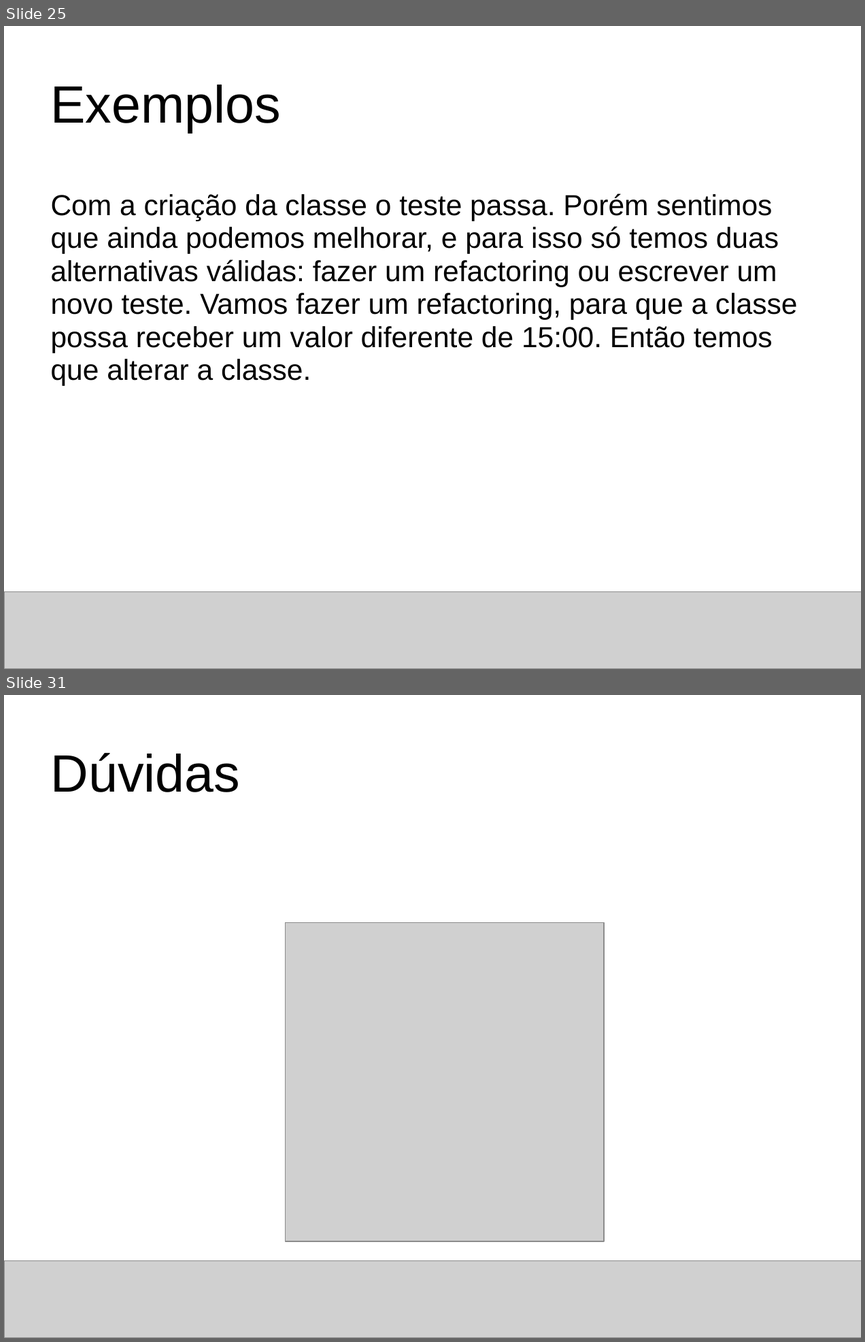
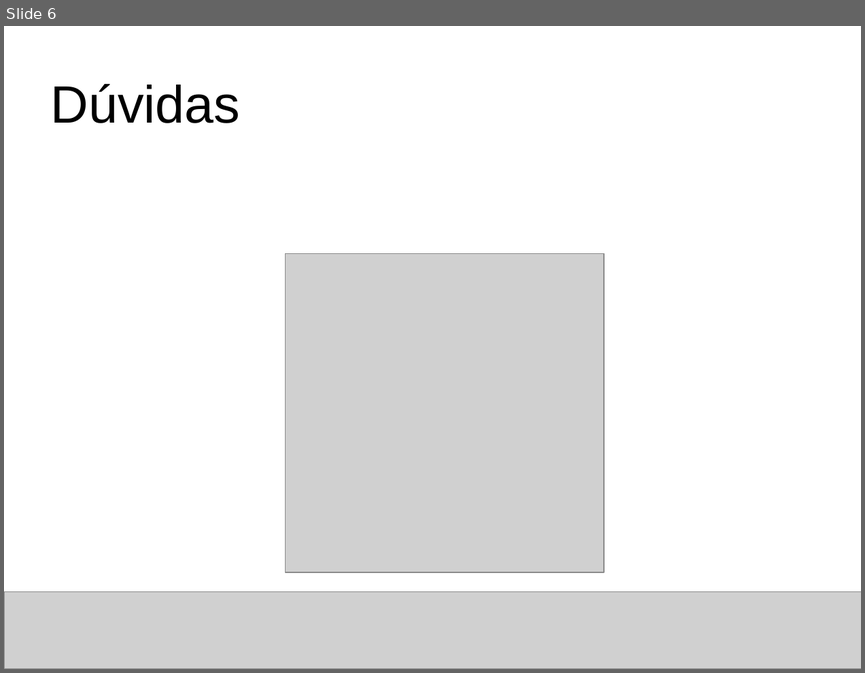
Before and after one commit to thiagoalvsantos/sabrh, a slide deck: Concepção/projeto_final_sabrh_apresentacao_proposta.ppt. Shown one above the other, each under a label of ours: slides 25 and 31 before the commit, slide 6 after it; the slides between them are not shown. The pictures are 865x1342 and 865x673 pixels, drawn with LibreOffice and Linux fonts; fonts in the diff are those of the drawing; grey boxes stand for pictures; background and template pictures are left out. Boxes give left, top, right and bottom in pixels: in the first picture for what was removed or moved away, otherwise in the second. Text is boxed around its words. In the diff, an @@ line names an element or a change of style, - is before the commit and + after.

```diff
--- a/Concepção/projeto_final_sabrh_apresentacao_proposta.ppt
+++ b/Concepção/projeto_final_sabrh_apresentacao_proposta.ppt
@@ slide 25 removed at [4, 26, 861, 669], background picture (left out) @@
@@ title removed at [50, 84, 281, 133] @@
-Exemplos
@@ text removed at [51, 193, 798, 385] @@
-Com a criação da classe o teste passa. Porém sentimos que ainda podemos melhorar, e para isso só temos duas alternativas válidas: fazer um refactoring ou escrever um novo teste. Vamos fazer um refactoring, para que a classe possa receber um valor diferente de 15:00. Então temos que alterar a classe.
@@ picture removed at [4, 592, 861, 669] @@
@@ what was slide 31 is now slide 6 @@
```
Also in this commit, not shown: 2 slides changed, 3 slides added, 27 other slides removed.
